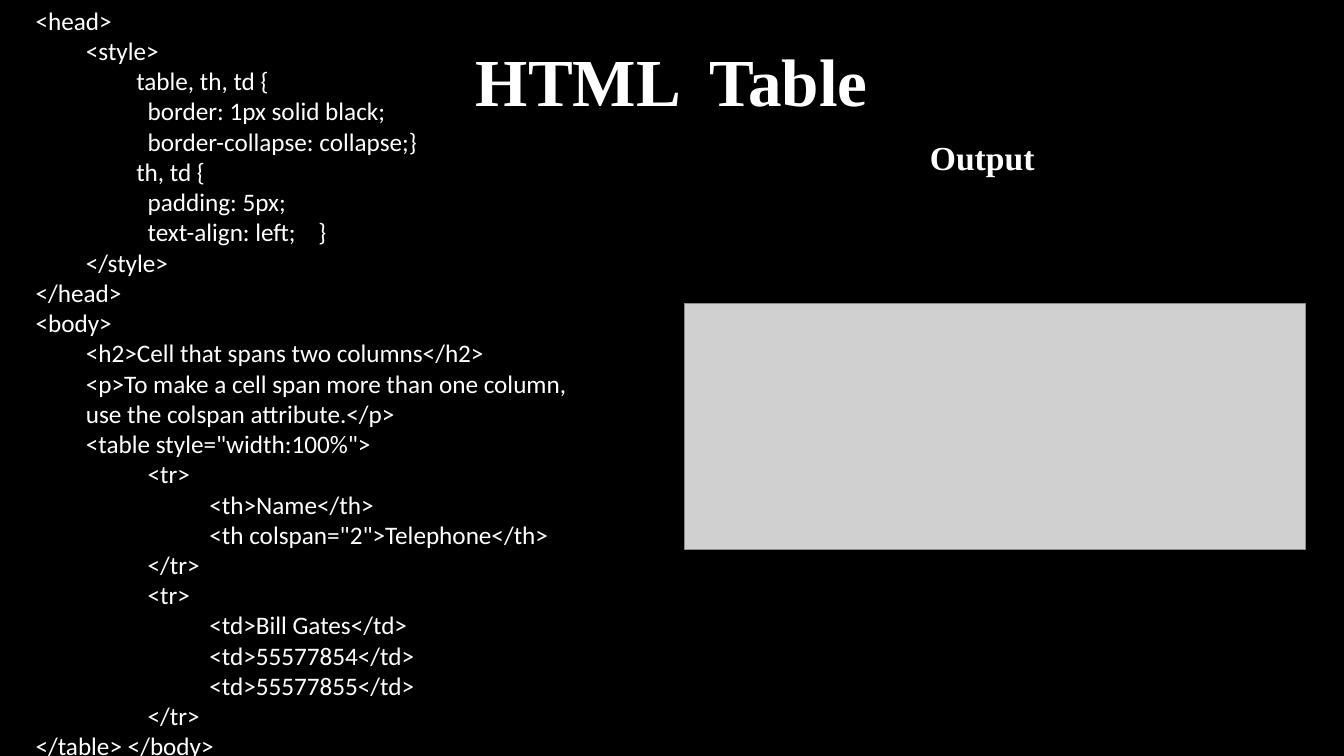
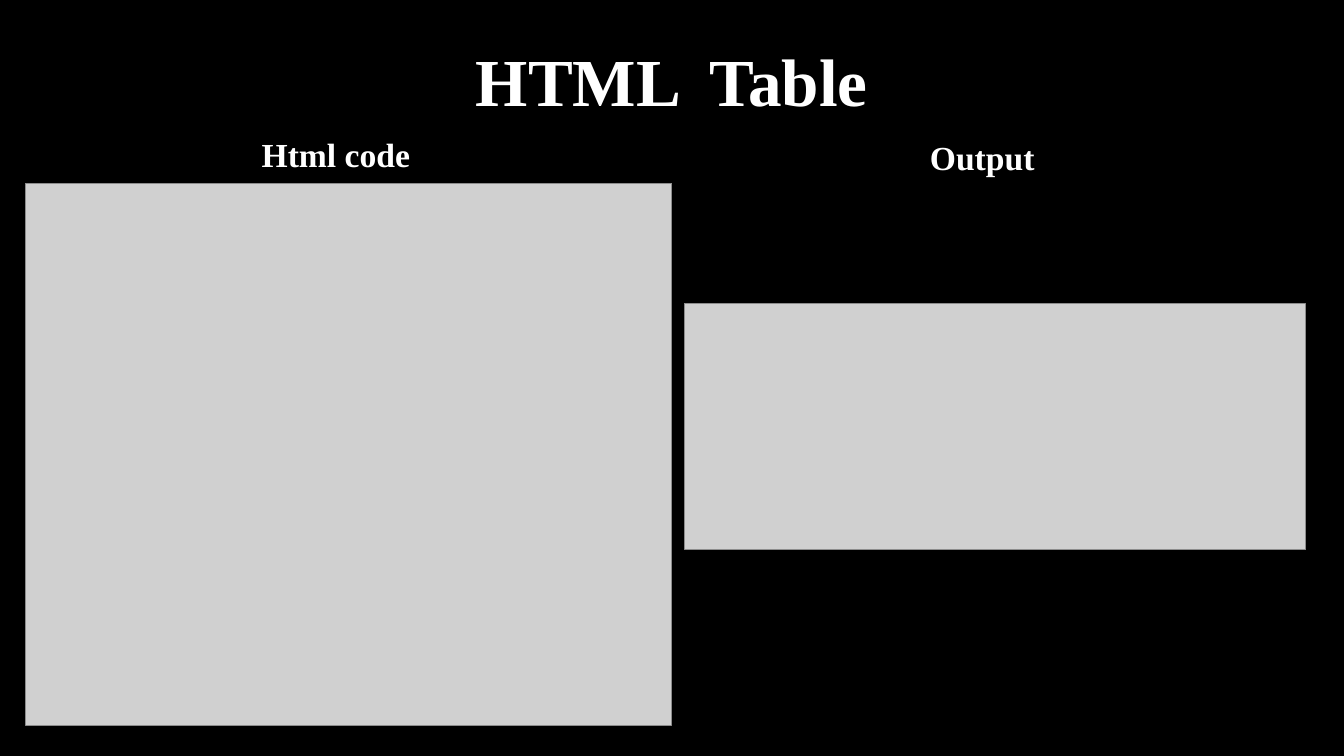
Before and after one commit to haiderIbrahem/ASPU_WEB, a slide deck: slide 38 of web.pptx (slide 41 before the commit). Drawn at 1344x756 pixels with LibreOffice and Linux fonts; fonts in the diff are those of the drawing; grey boxes stand for pictures. Boxes give left, top, right and bottom in pixels: in the first picture for what was removed or moved away, otherwise in the second. Text is boxed around its words. In the diff, an @@ line names an element or a change of style, - is before the commit and + after.

Commit message:
update and add  new

```diff
--- a/web.pptx
+++ b/web.pptx
@@ text removed at (36,12,566,756) @@
-<head>
-  <style>
-    table, th, td {
-    border: 1px solid black;
-    border-collapse: collapse;}
-    th, td {
-    padding: 5px;
-    text-align: left; }
-  </style>
-</head>
-<body>
-  <h2>Cell that spans two columns</h2>
-  <p>To make a cell span more than one column,
-  use the colspan attribute.</p>
-  <table style="width:100%">
-    <tr>
-      <th>Name</th>
-      <th colspan="2">Telephone</th>
-    </tr>
-    <tr>
-      <td>Bill Gates</td>
-      <td>55577854</td>
-      <td>55577855</td>
-    </tr>
-</table> </body>
@@ text added at (262,143,410,168), 24 pt, text #FFFFFF, bold @@
+Html code
@@ picture added at (25,184,671,726) @@
```
Also in this commit, not shown: 24 other slides changed, 3 slides added, 3 slides removed.
